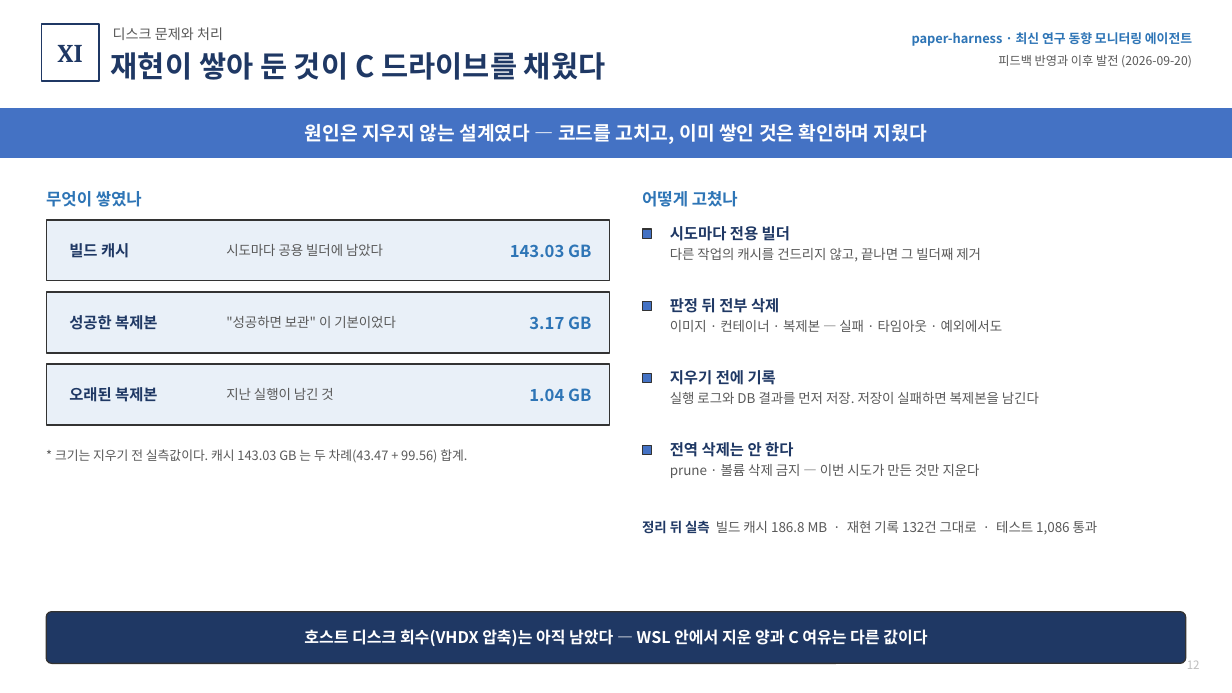
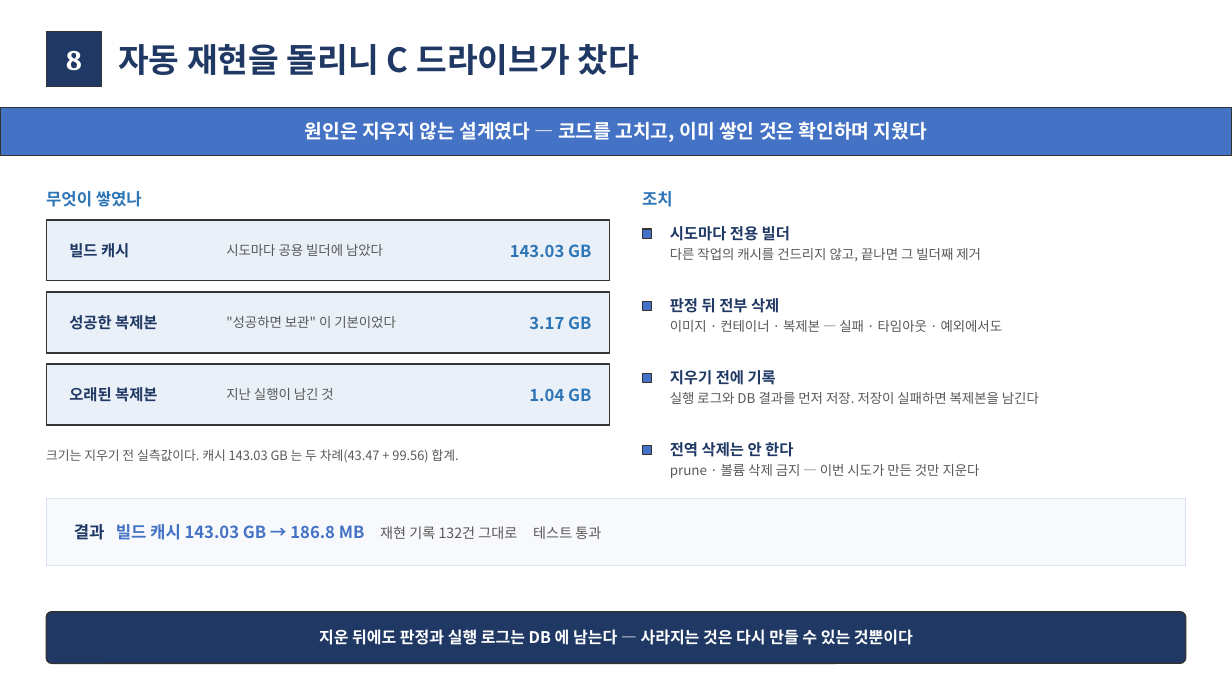
Before and after one commit to moon201595/agent, a slide deck: slide 9 of docs/diagrams_feedback_2026-09-17/피드백_반영_보고_2026-09-20.pptx (slide 12 before the commit). Drawn at 1232x693 pixels with LibreOffice and Linux fonts; fonts in the diff are those of the drawing. Boxes give left, top, right and bottom in pixels: in the first picture for what was removed or moved away, otherwise in the second. Text is boxed around its words. In the diff, an @@ line names an element or a change of style, - is before the commit and + after.

```diff
--- a/docs/diagrams_feedback_2026-09-17/피드백_반영_보고_2026-09-20.pptx
+++ b/docs/diagrams_feedback_2026-09-17/피드백_반영_보고_2026-09-20.pptx
@@ text removed at <box>113,27,223,40</box> @@
-디스크 문제와 처리
@@ rectangle: place and size @@
-rectangle at <box>42,24,99,81</box>
+rectangle at <box>46,31,102,87</box>
@@ rectangle at <box>46,31,102,87</box>: fill #FFFFFF to #1F3864; outline #1F3864 1.25 pt to #333333 1 pt @@
@@ text removed at <box>58,45,83,62</box> @@
-XI
@@ text added at <box>66,51,82,70</box>, 22 pt, text #FFFFFF, bold @@
+8
@@ text at <box>118,44,638,75</box>: text changed; size 23 to 26 pt @@
-재현이 쌓아 둔 것이 C 드라이브를 채웠다
+자동 재현을 돌리니 C 드라이브가 찼다
@@ text removed at <box>912,32,1192,46</box> @@
-paper-harness · 최신 연구 동향 모니터링 에이전트
@@ text removed at <box>998,55,1192,67</box> @@
-피드백 반영과 이후 발전 (2026-09-20)
@@ rectangle at <box>0,107,1232,155</box>: outline #4472C4 1 pt to #333333 1 pt @@
@@ text at <box>642,191,673,207</box>: text changed @@
-어떻게 고쳤나
+조치
@@ text at <box>46,449,459,463</box>: text changed @@
-* 크기는 지우기 전 실측값이다. 캐시 143.03 GB 는 두 차례(43.47 + 99.56) 합계.
+크기는 지우기 전 실측값이다. 캐시 143.03 GB 는 두 차례(43.47 + 99.56) 합계.
@@ rectangle added at <box>46,499,1186,566</box>, fill #F7F9FC, outline #D9E2F3 0.75 pt @@
@@ text "결과 빌드 캐시 143.03 GB ..." at <box>74,524,601,540</box>: vertical alignment top to middle @@
@@ text at <box>74,524,601,540</box>: text changed; size 10.5 to 13 pt; text colour #595959 to #4472C4; bold on @@
-정리 뒤 실측 빌드 캐시 186.8 MB · 재현 기록 132건 그대로 · 테스트 1,086 통과
+결과 빌드 캐시 143.03 GB → 186.8 MB 재현 기록 132건 그대로 테스트 통과
@@ text at <box>319,629,913,645</box>: text changed @@
-호스트 디스크 회수(VHDX 압축)는 아직 남았다 — WSL 안에서 지운 양과 C 여유는 다른 값이다
+지운 뒤에도 판정과 실행 로그는 DB 에 남는다 — 사라지는 것은 다시 만들 수 있는 것뿐이다
@@ text removed at <box>1187,661,1200,669</box> @@
-12
```
Also in this commit, not shown: 6 other slides changed, 4 slides added, 7 slides removed, 2 other files.
